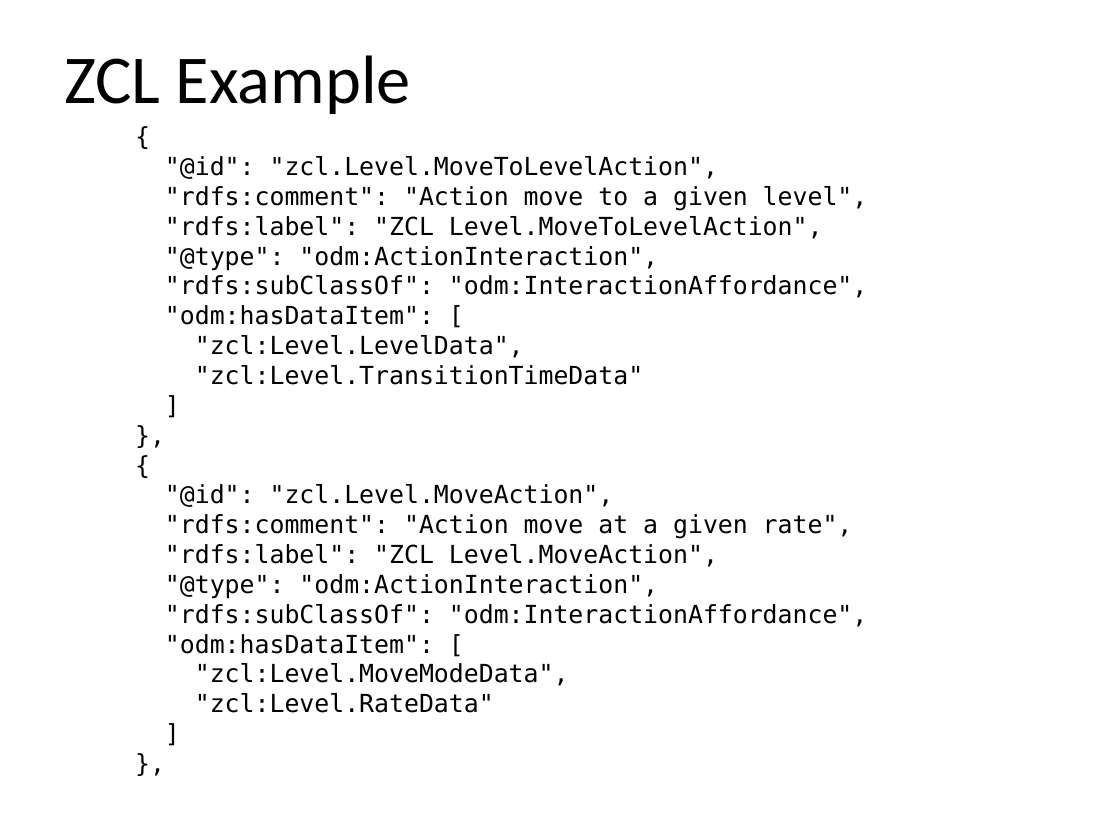
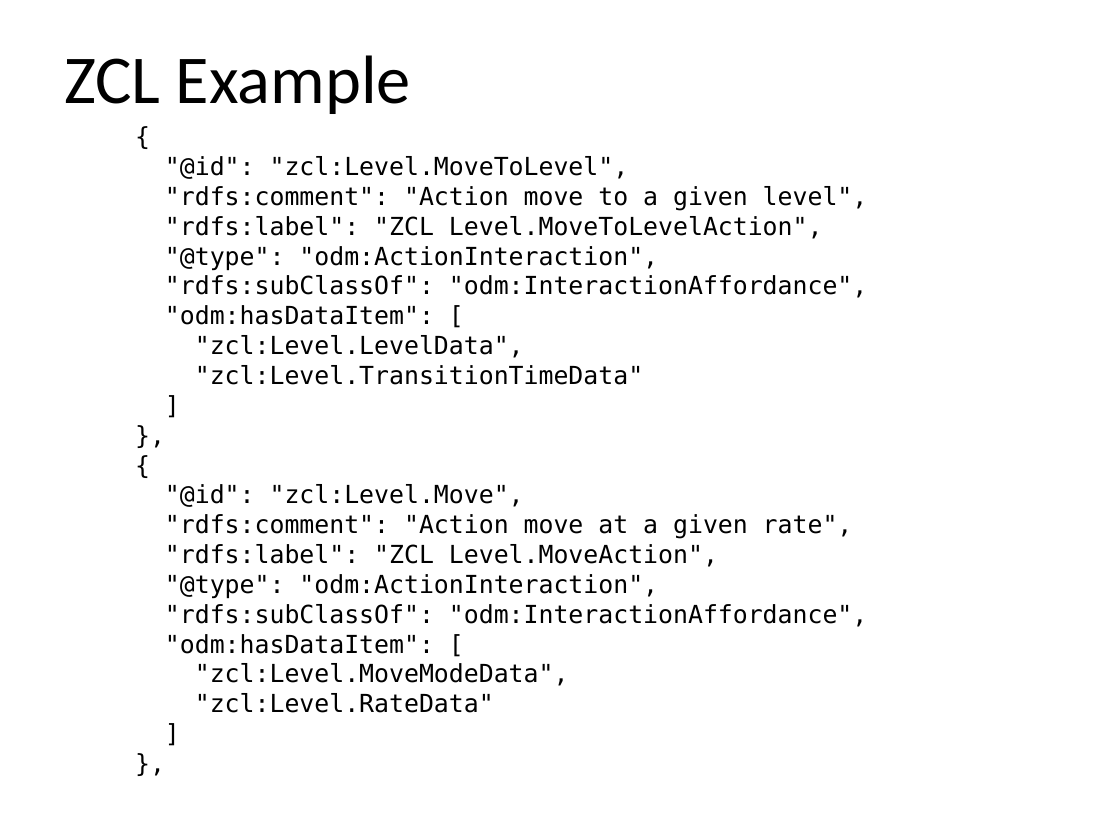
Before and after one commit to mjkoster/ODM-Examples, a slide deck: slide 16 of ODM-CDF.pptx. Drawn at 1120x840 pixels with LibreOffice and Linux fonts; fonts in the diff are those of the drawing. Boxes give left, top, right and bottom in pixels: in the first picture for what was removed or moved away, otherwise in the second. Text is boxed around its words. In the diff, an @@ line names an element or a change of style, - is before the commit and + after.

Commit message:
Add TDL to slides
Also align terms and fix typos

```diff
--- a/ODM-CDF.pptx
+++ b/ODM-CDF.pptx
@@ text at (165,156,629,179): text changed @@
-"@id": "zcl.Level.MoveToLevelAction",
+"@id": "zcl:Level.MoveToLevel",
@@ text at (165,484,524,507): text changed @@
-"@id": "zcl.Level.MoveAction",
+"@id": "zcl:Level.Move",
```
Also in this commit, not shown: 15 other slides changed, 8 slides added, 2 other files.
